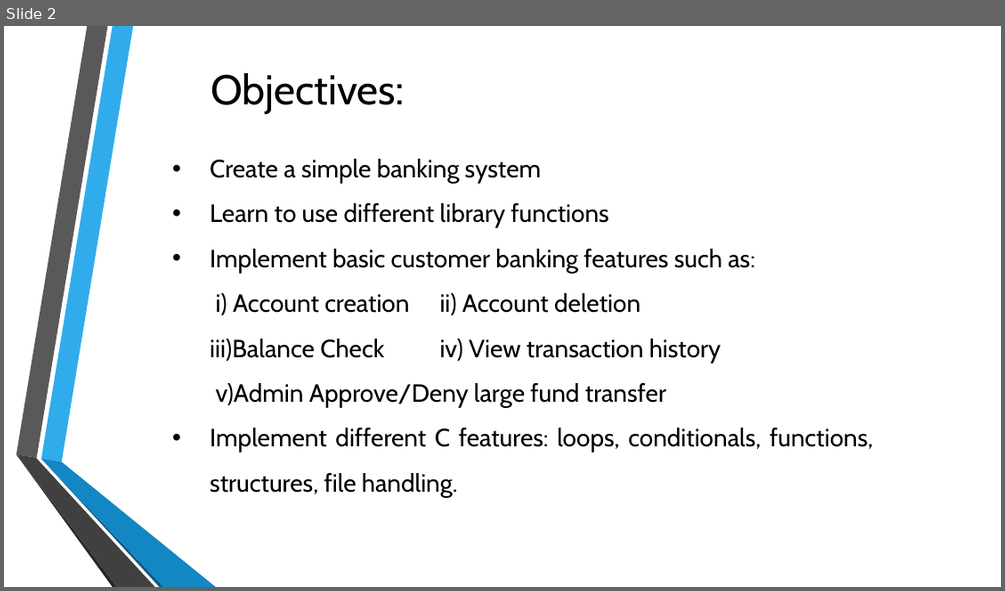
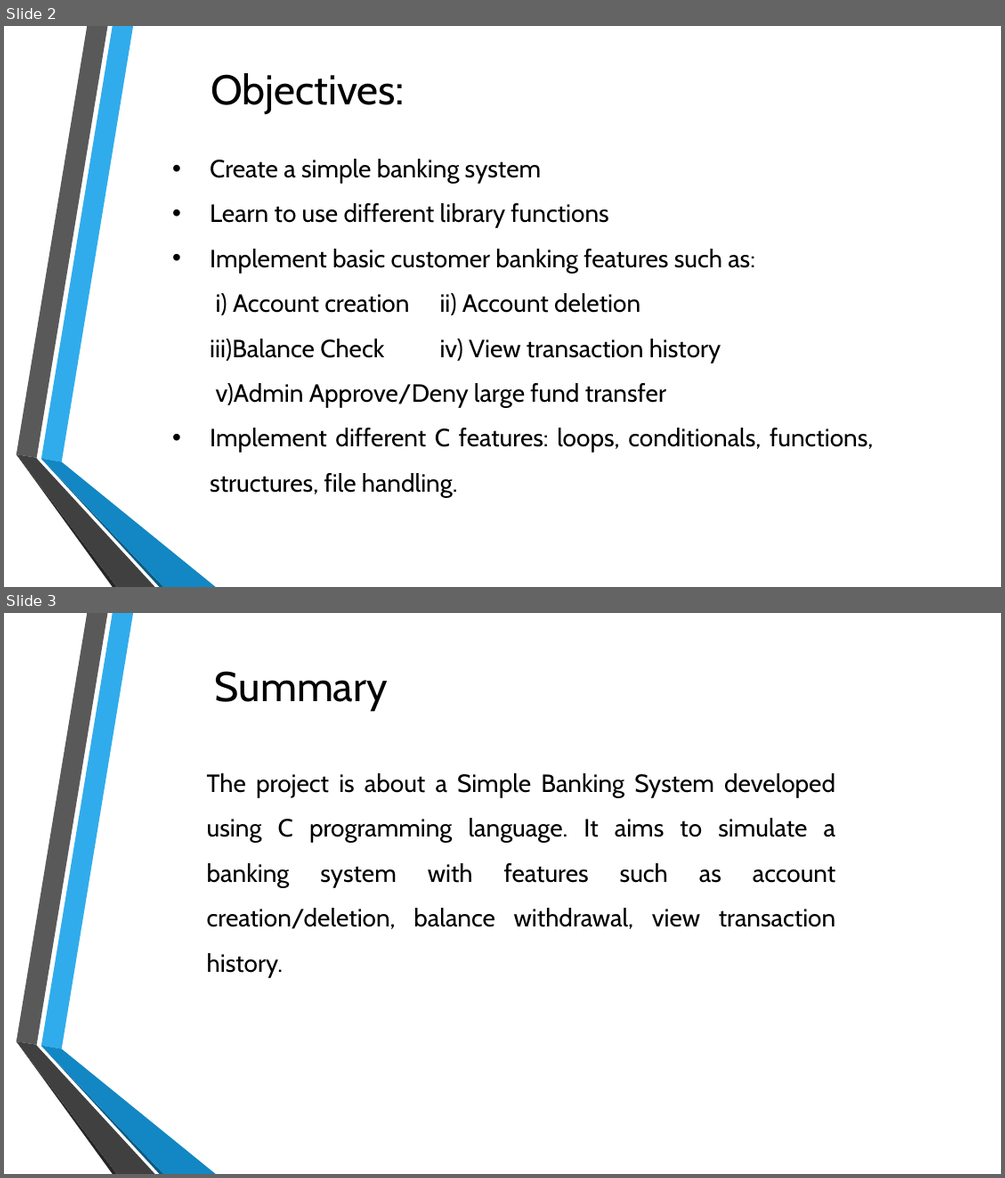
Before and after one commit to 10Rajin/Presentation, a slide deck: Banking Management System.pptx. Shown one above the other, each under a label of ours: slide 2 before the commit, slides 2 and 3 after it. The pictures are 1005x591 and 1005x1178 pixels, drawn with LibreOffice and Linux fonts; fonts in the diff are those of the drawing; background and template pictures are left out. Boxes give left, top, right and bottom in pixels: in the first picture for what was removed or moved away, otherwise in the second. Text is boxed around its words. In the diff, an @@ line names an element or a change of style, - is before the commit and + after.

```diff
--- a/Banking Management System.pptx
+++ b/Banking Management System.pptx
@@ slide 3 added at [4, 613, 1001, 1174], background picture (left out); not listed: 6 template elements that a slide beside it also shows @@
@@ title added at [215, 671, 388, 711], 40 pt, text #000000 @@
+Summary
@@ text added at [207, 773, 835, 929], 24 pt, text #000000 @@
+The project is about a Simple Banking System developed using C programming language. It aims to simulate a banking system with features such as account creation/deletion, balance withdrawal, view transaction history.
```
Also in this commit, not shown: 3 slides changed, 1 other slide added, 1 slide removed.
